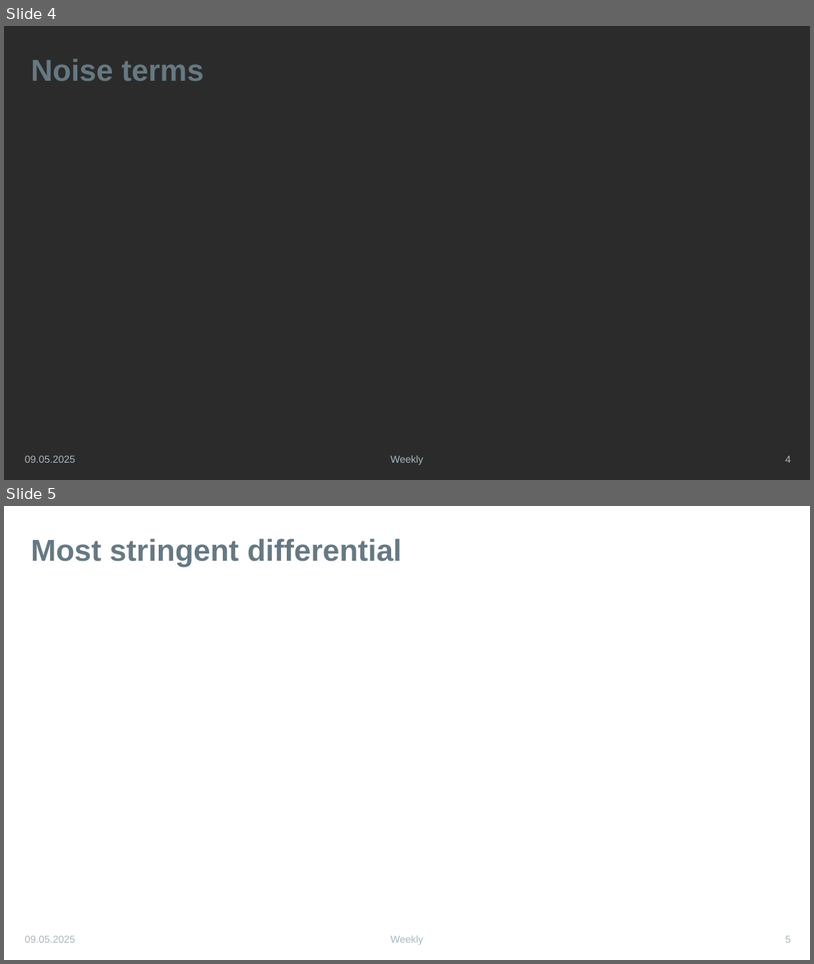
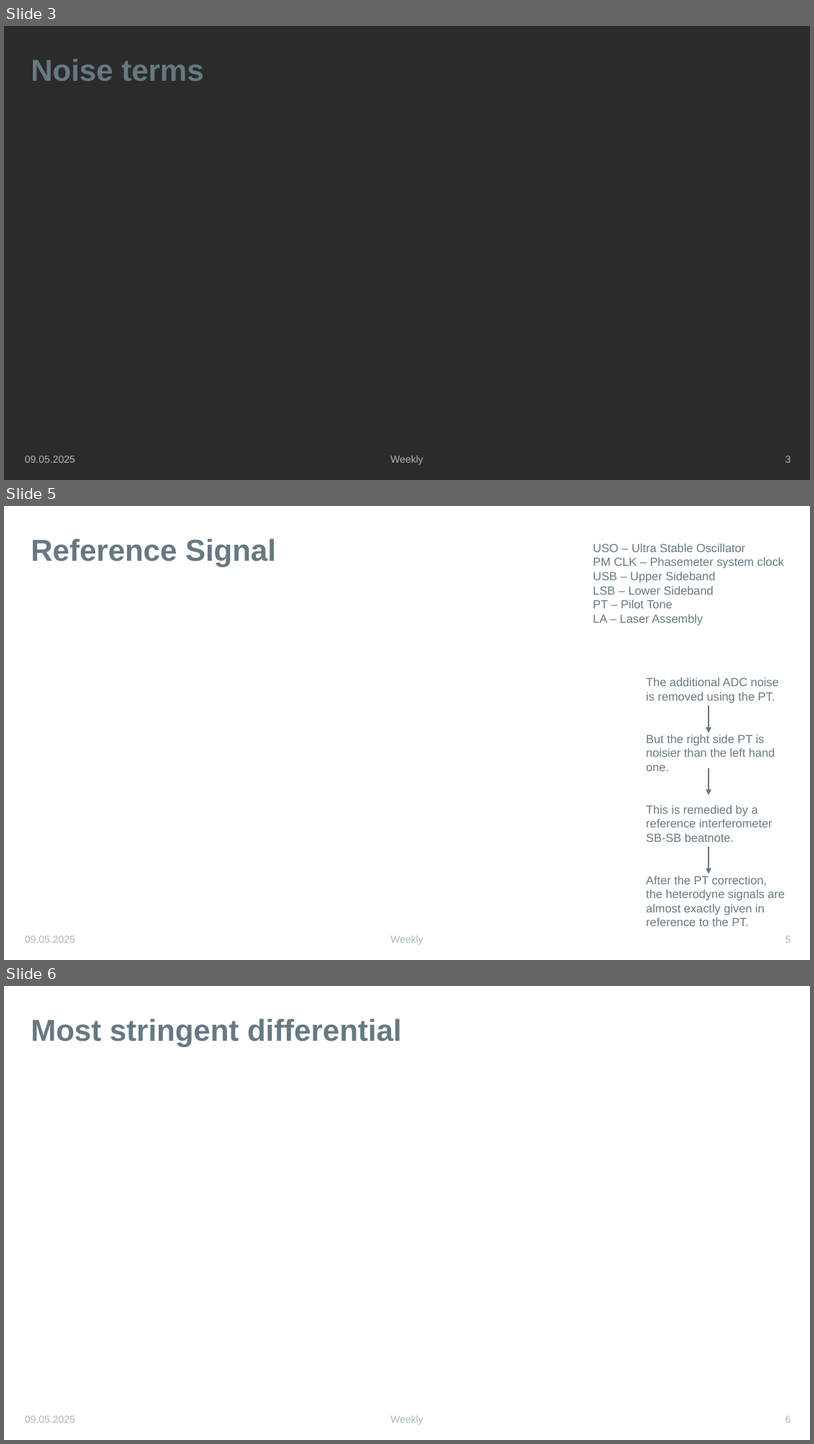
Before and after one commit to karinkruuse/Esitlused, a slide deck: frequencies.pptx. Shown one above the other, each under a label of ours: slides 4 and 5 before the commit, slides 3, 5 and 6 after it; the slides between them are not shown. The pictures are 814x964 and 814x1444 pixels, drawn with LibreOffice and Linux fonts; fonts in the diff are those of the drawing; background and template pictures are left out; a plain dark background stands for a picture behind light text. Boxes give left, top, right and bottom in pixels: in the first picture for what was removed or moved away, otherwise in the second. Text is boxed around its words. In the diff, an @@ line names an element or a change of style, - is before the commit and + after.

Commit message:
weekly clock presentation

```diff
--- a/frequencies.pptx
+++ b/frequencies.pptx
@@ slide 5 added at (x1=4, y1=506, x2=810, y2=960), background picture (left out) @@
@@ title added at (x1=31, y1=538, x2=276, y2=567), 36 pt, text #667982, bold @@
+Reference Signal
@@ text added at (x1=593, y1=543, x2=784, y2=625), 14 pt, text #667982 @@
+USO – Ultra Stable Oscillator
+PM CLK – Phasemeter system clock
+USB – Upper Sideband
+LSB – Lower Sideband
+PT – Pilot Tone
+LA – Laser Assembly
@@ text added at (x1=646, y1=677, x2=785, y2=926), 14 pt, text #667982 @@
+The additional ADC noise is removed using the PT.
+But the right side PT is noisier than the left hand one.
+This is remedied by a reference interferometer SB-SB beatnote.
+After the PT correction, the heterodyne signals are almost exactly given in reference to the PT.
@@ arrow added from (710, 705) to (710, 733), #667982 2.25 pt @@
@@ arrow added from (710, 768) to (710, 795), #667982 2.25 pt @@
@@ arrow added from (710, 847) to (710, 874), #667982 2.25 pt @@
@@ text added at (x1=25, y1=935, x2=75, y2=942), 12 pt, text #A8B7BF @@
+09.05.2025
@@ text added at (x1=391, y1=935, x2=424, y2=944), 12 pt, text #A8B7BF @@
+Weekly
@@ page number added at (x1=786, y1=935, x2=792, y2=942), 12 pt, text #A8B7BF @@
+5
@@ what was slide 4 is now slide 3 @@
@@ page number at (x1=786, y1=455, x2=792, y2=462): text changed @@
-4
+3
@@ what was slide 5 is now slide 6 @@
```
Also in this commit, not shown: 3 slides changed, 1 other slide added, 1 other file.
